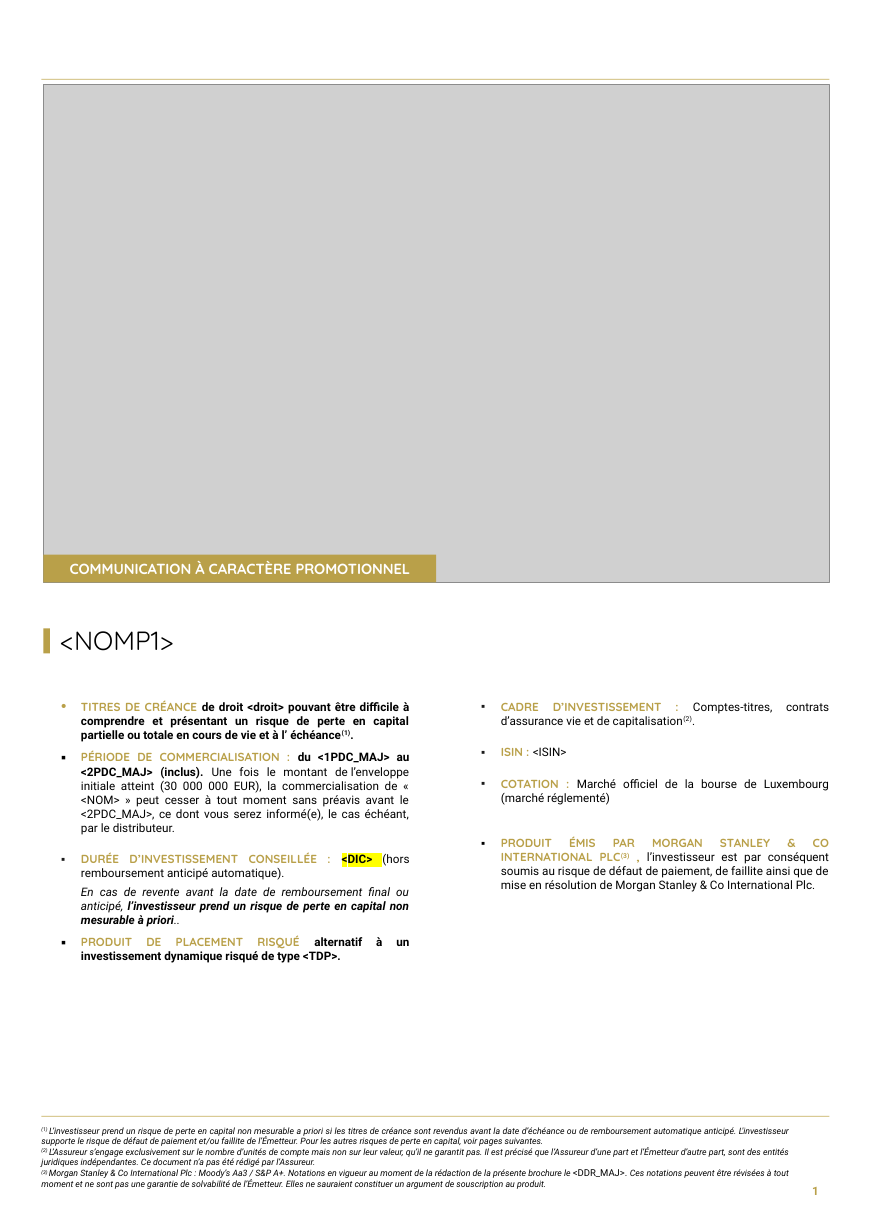
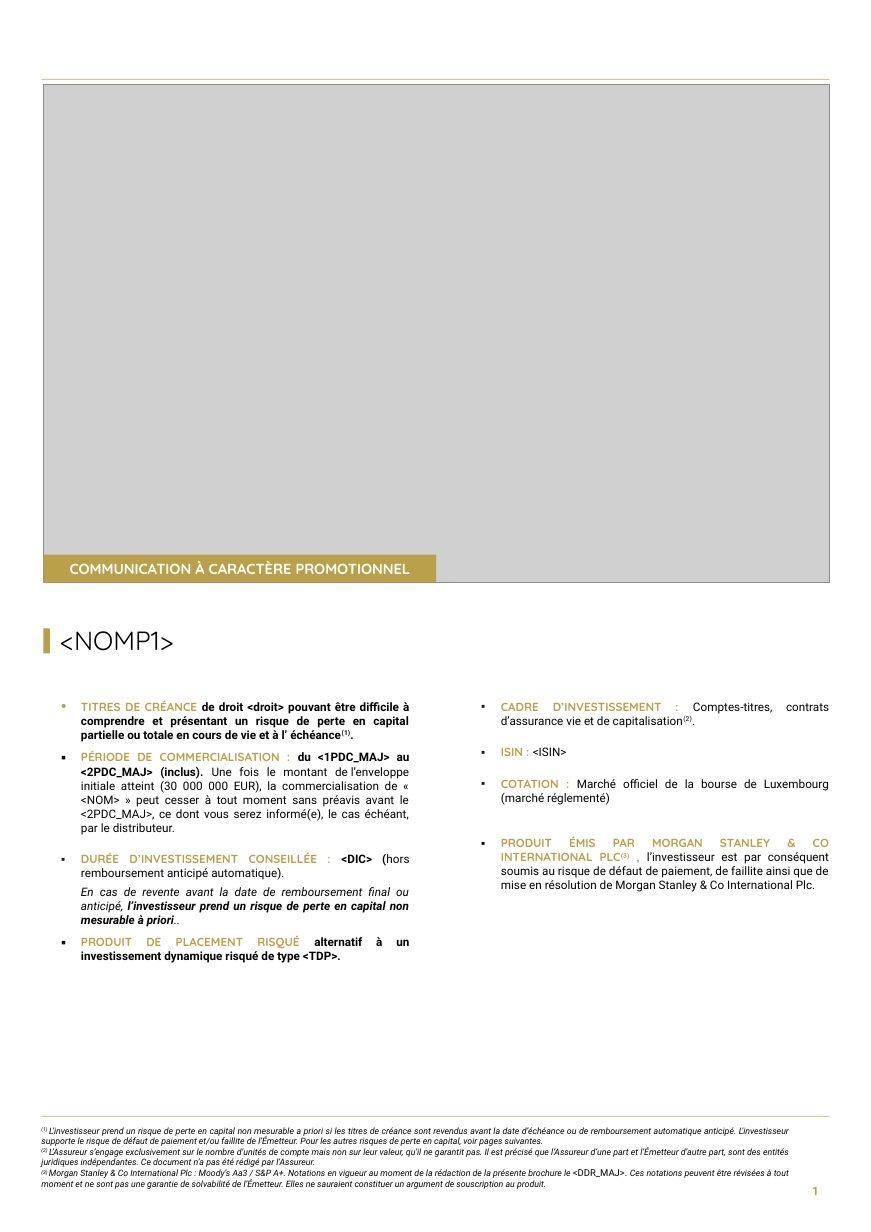
Before and after one commit to guillaumejacquin/Moulinette_Brochure_Equitim, a slide deck: slide 1 of Templates/morgan.pptx. Drawn at 871x1232 pixels with LibreOffice and Linux fonts; fonts in the diff are those of the drawing; grey boxes stand for pictures; background and template pictures are left out. Boxes give left, top, right and bottom in pixels: in the first picture for what was removed or moved away, otherwise in the second. Text is boxed around its words. In the diff, an @@ line names an element or a change of style, - is before the commit and + after.

```diff
--- a/Templates/morgan.pptx
+++ b/Templates/morgan.pptx
@@ text at (81,852,409,880): highlight #FFFF00 to none in "<DIC>"; bold on in "(hors" @@
```
Also in this commit, not shown: 6 other slides changed, 15 other files.
